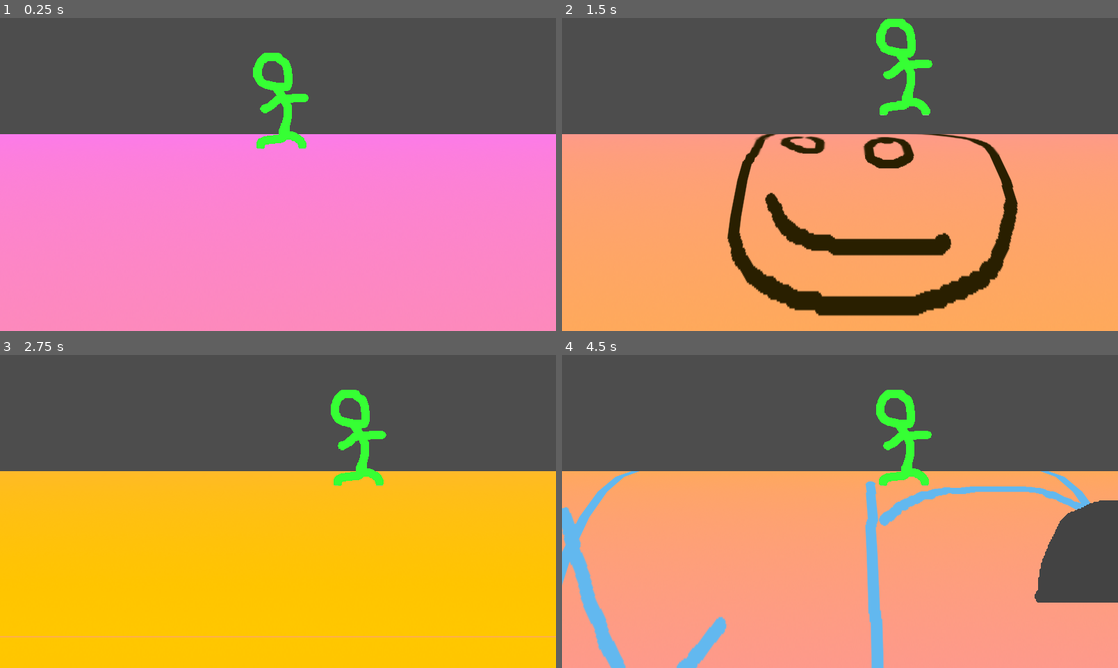
Above: before the commit, frames 1-4 (two rows, left to right).
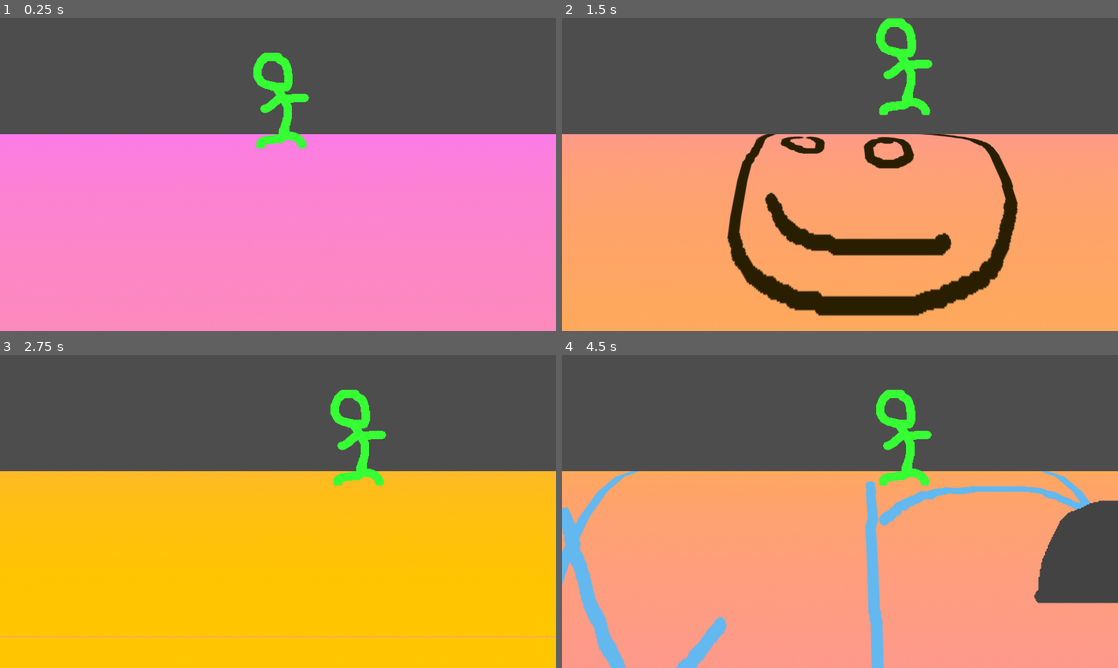
Above: after the commit, the same moments.

Repository: abam-iksde/polyjam-2024
Game: Godot game, scene res://scenes/main_scene.tscn
Two runs of this game, one before a commit and one after it. Both use one fixed random seed, a clock stepped at 60 frames per second and the inputs below. Before the commit the project starts from res://scenes/game_scene.tscn.
Inputs:
- Up to frame 1 (0.25 s): no input
- Up to frame 2 (1.5 s): hold D (move_right) 0.53-1.28 s; tap Space (jump) at 0.77 s; hold A (move_left) from 1.28 s (still down)
- Up to frame 3 (2.75 s): tap Space (jump) at 1.52 s; release A (move_left) at 2.03 s; hold D (move_right) from 2.03 s (still down)
- Up to frame 4 (4.5 s): tap Space (jump) at 3.02, 3.77 s; release D (move_right) at 3.53 s; hold A (move_left) from 3.53 s (still down)

The runs differ from the first frame. In frame 1, less than 0.1% of the frame differs, in the area x 45-56%, y 11-42%; in frame 2, 0.2%, in the area x 32-79%, y 0-85%; in frame 3, less than 0.1%; in frame 4, 0.2%.

Commit message:
Put `game_scene` into a UI scene (#4)

Diff:
--- a/project.godot
+++ b/project.godot
@@ -11,7 +11,7 @@
 [application]
 
 config/name="polyjam-2024"
-run/main_scene="res://scenes/game_scene.tscn"
+run/main_scene="res://scenes/main_scene.tscn"
 config/features=PackedStringArray("4.2", "Forward Plus")
 config/icon="res://icon.svg"
 
@@ -24,7 +24,6 @@
 
 window/size/viewport_width=1600
 window/size/viewport_height=900
-window/stretch/mode="viewport"
 
 [editor]
 
--- a/scenes/game_scene.tscn
+++ b/scenes/game_scene.tscn
@@ -79,6 +79,7 @@
 
 [node name="camera" type="Camera3D" parent="."]
 transform = Transform3D(1, 0, 0, 0, 0.991967, 0.126493, 0, -0.126493, 0.991967, 0, 2.2401, 5.26224)
+current = true
 fov = 35.0
 
 [node name="player" parent="." instance=ExtResource("3_dgepj")]
--- /dev/null
+++ b/scenes/main_scene.tscn
@@ -0,0 +1,35 @@
+[gd_scene load_steps=3 format=3 uid="uid://7bf3p2aae384"]
+
+[ext_resource type="Script" path="res://scripts/keep_aspect.gd" id="1_d586j"]
+[ext_resource type="PackedScene" uid="uid://dwpq5bji37inr" path="res://scenes/game_scene.tscn" id="1_toi7q"]
+
+[node name="main_scene" type="Control"]
+layout_mode = 3
+anchors_preset = 15
+anchor_right = 1.0
+anchor_bottom = 1.0
+grow_horizontal = 2
+grow_vertical = 2
+
+[node name="background" type="ColorRect" parent="."]
+layout_mode = 1
+anchors_preset = 15
+anchor_right = 1.0
+anchor_bottom = 1.0
+grow_horizontal = 2
+grow_vertical = 2
+color = Color(0, 0, 0, 1)
+
+[node name="game_viewport_container" type="SubViewportContainer" parent="."]
+layout_mode = 0
+offset_right = 930.0
+offset_bottom = 529.0
+stretch = true
+script = ExtResource("1_d586j")
+
+[node name="game_viewport" type="SubViewport" parent="game_viewport_container"]
+handle_input_locally = false
+size = Vector2i(930, 529)
+render_target_update_mode = 4
+
+[node name="game_scene" parent="game_viewport_container/game_viewport" instance=ExtResource("1_toi7q")]
--- /dev/null
+++ b/scripts/keep_aspect.gd
@@ -0,0 +1,19 @@
+extends SubViewportContainer
+
+
+@export var aspect_components := Vector2(16.0, 9.0)
+
+
+func on_size_changed():
+	var viewport_size := get_viewport().size as Vector2i
+	var new_size := Vector2(viewport_size.x, viewport_size.x/aspect_components.x * aspect_components.y)
+	if new_size.y <= viewport_size.y:
+		size = new_size
+	else:
+		size = Vector2(viewport_size.y/aspect_components.y * aspect_components.x, viewport_size.y)
+	position = (Vector2(viewport_size) - size)/2.0
+
+
+func _ready():
+	on_size_changed()
+	get_viewport().connect('size_changed', on_size_changed)
